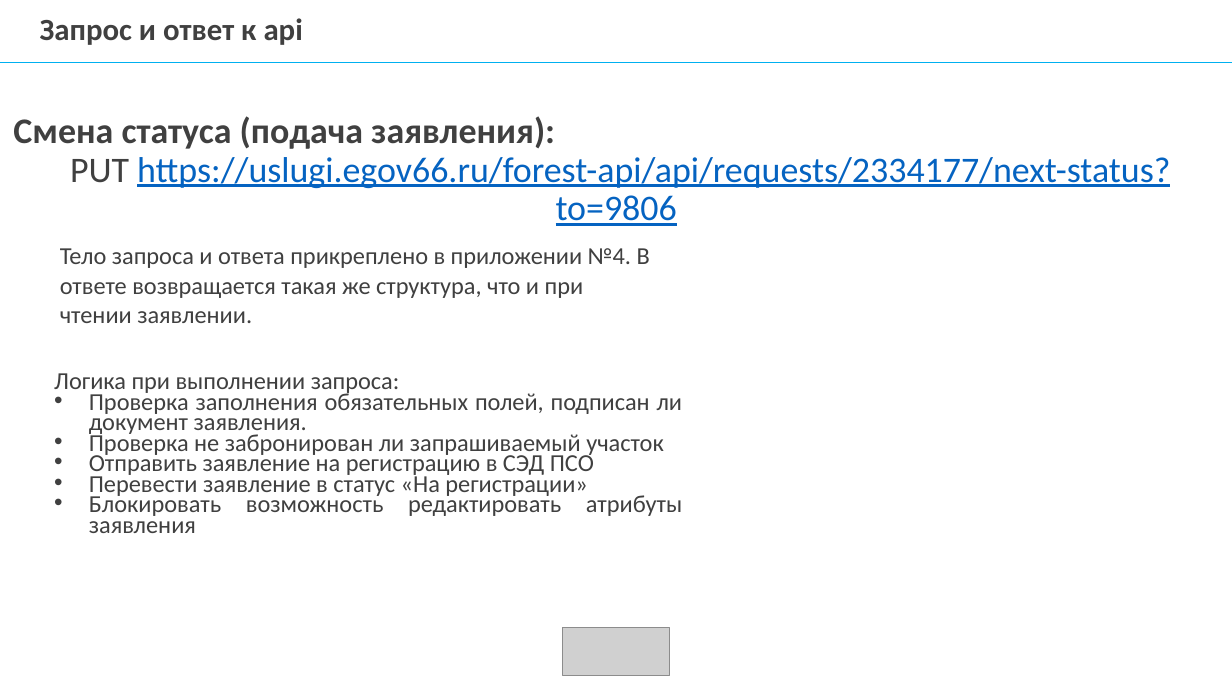
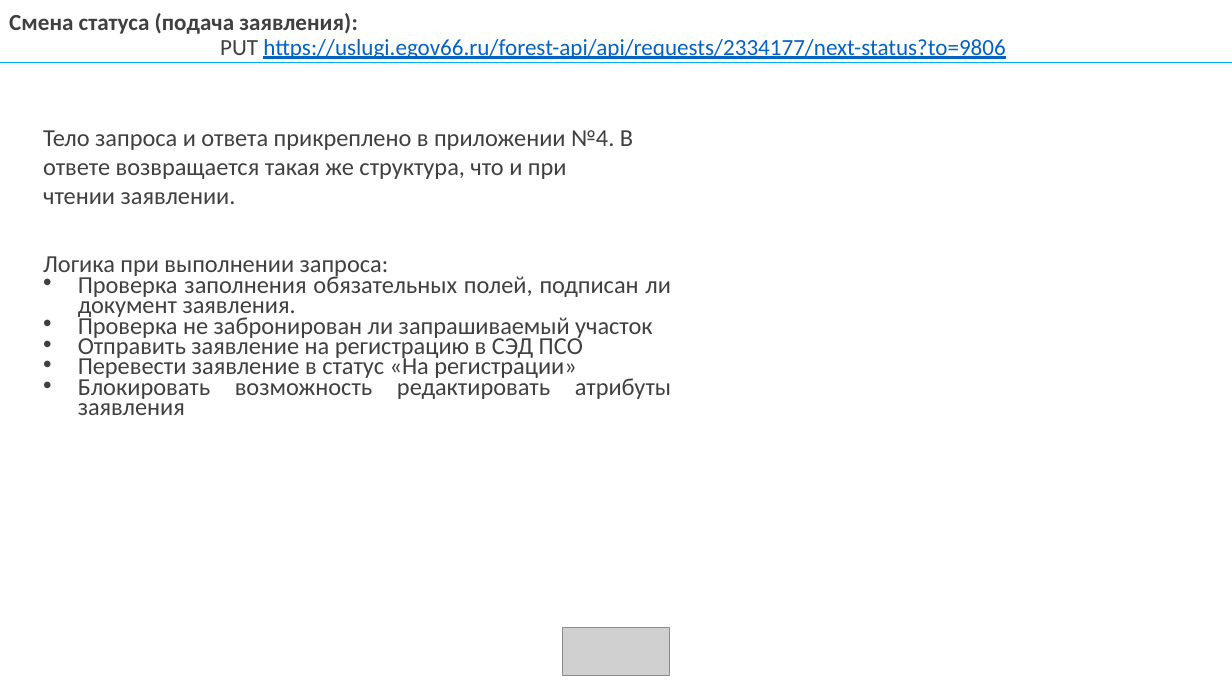
Before and after one commit to mcdodik20008/docs, a slide deck: slide 14 of Презентация диплома.pptx (slide 13 before the commit). Drawn at 1232x693 pixels with LibreOffice and Linux fonts; fonts in the diff are those of the drawing; grey boxes stand for pictures; background and template pictures are left out. Boxes give left, top, right and bottom in pixels: in the first picture for what was removed or moved away, otherwise in the second. Text is boxed around its words. In the diff, an @@ line names an element or a change of style, - is before the commit and + after.

```diff
--- a/Презентация диплома.pptx
+++ b/Презентация диплома.pptx
@@ text "Смена статуса (подача заявления):": place and size @@
-text "Смена статуса (подача заявления):" at (13, 116, 1170, 226)
+text "Смена статуса (подача заявления):" at (9, 13, 1005, 59)
@@ text "Смена статуса (подача заявления):" at (9, 13, 1005, 59): size 28 to 18 pt; text colour #646464 to #404040 in "Смена статуса (подача заявления):", "PUT" @@
@@ text removed at (40, 18, 303, 45) @@
-Запрос и ответ к api
@@ text "Тело запроса и ответа прикреплено ..." at (43, 130, 633, 204): text colour #646464 to #404040 @@
@@ text "Тело запроса и ответа прикреплено ...": place and size @@
-text "Тело запроса и ответа прикреплено ..." at (60, 248, 650, 323)
+text "Тело запроса и ответа прикреплено ..." at (43, 130, 633, 204)
@@ text "Логика при выполнении запроса:": place and size @@
-text "Логика при выполнении запроса:" at (54, 373, 683, 533)
+text "Логика при выполнении запроса:" at (43, 256, 671, 415)
@@ text "Логика при выполнении запроса:" at (43, 256, 671, 415): text colour #646464 to #404040 @@
```
Also in this commit, not shown: 14 other slides changed, 4 slides added, 3 slides removed, 4 other files.
